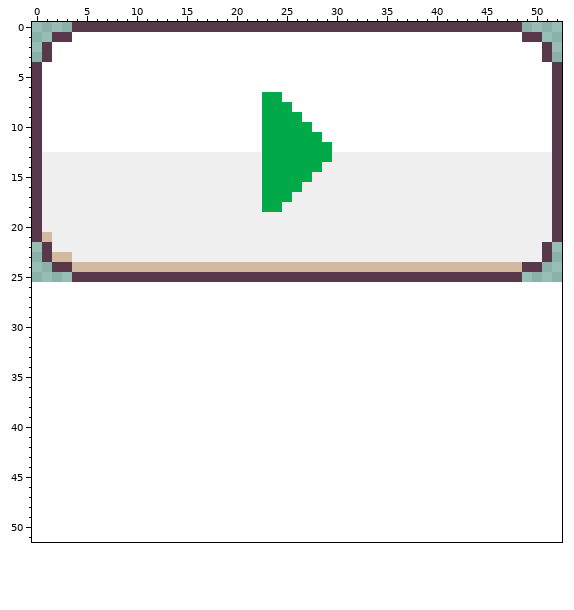
Pixel-art sprite -- src/assets/play.png. Above is the file before it was changed.
The file is 106x52 pixels, drawn in blocks of 2x2; one block is one cell here. The old version is drawn lined up with the new one, on the new canvas.
The result:
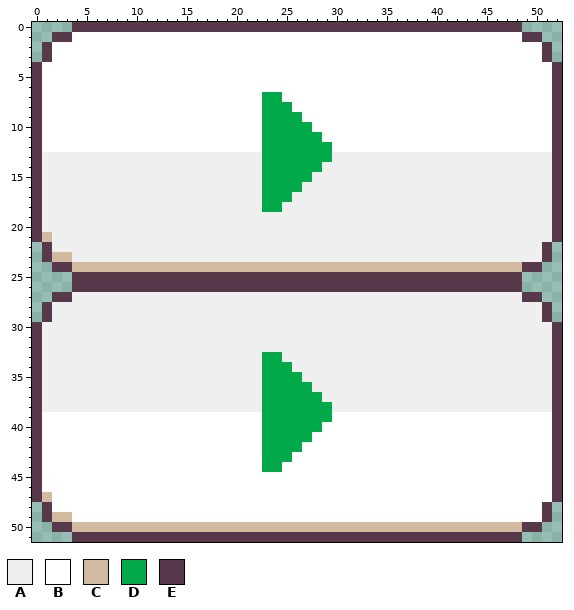
Palette (. is transparent): A #efefef  B #ffffff  C #d2baa0  D #01a949  E #58394b
From old to new:
{"change": "canvas 53x26 -> 53x52"}
{"y":26,"x":4,"old":".............................................","new":"EEEEEEEEEEEEEEEEEEEEEEEEEEEEEEEEEEEEEEEEEEEEE"}
{"y":27,"x":2,"old":".................................................","new":"EEAAAAAAAAAAAAAAAAAAAAAAAAAAAAAAAAAAAAAAAAAAAAAEE"}
{"y":28,"x":1,"old":"...................................................","new":"EAAAAAAAAAAAAAAAAAAAAAAAAAAAAAAAAAAAAAAAAAAAAAAAAAE"}
{"y":29,"x":1,"old":"...................................................","new":"EAAAAAAAAAAAAAAAAAAAAAAAAAAAAAAAAAAAAAAAAAAAAAAAAAE"}
{"y":30,"x":0,"old":".....................................................","new":"EAAAAAAAAAAAAAAAAAAAAAAAAAAAAAAAAAAAAAAAAAAAAAAAAAAAE"}
{"y":31,"x":0,"old":".....................................................","new":"EAAAAAAAAAAAAAAAAAAAAAAAAAAAAAAAAAAAAAAAAAAAAAAAAAAAE"}
{"y":32,"x":0,"old":".....................................................","new":"EAAAAAAAAAAAAAAAAAAAAAAAAAAAAAAAAAAAAAAAAAAAAAAAAAAAE"}
{"y":33,"x":0,"old":".....................................................","new":"EAAAAAAAAAAAAAAAAAAAAAADDAAAAAAAAAAAAAAAAAAAAAAAAAAAE"}
{"y":34,"x":0,"old":".....................................................","new":"EAAAAAAAAAAAAAAAAAAAAAADDDAAAAAAAAAAAAAAAAAAAAAAAAAAE"}
{"y":35,"x":0,"old":".....................................................","new":"EAAAAAAAAAAAAAAAAAAAAAADDDDAAAAAAAAAAAAAAAAAAAAAAAAAE"}
{"y":36,"x":0,"old":".....................................................","new":"EAAAAAAAAAAAAAAAAAAAAAADDDDDAAAAAAAAAAAAAAAAAAAAAAAAE"}
{"y":37,"x":0,"old":".....................................................","new":"EAAAAAAAAAAAAAAAAAAAAAADDDDDDAAAAAAAAAAAAAAAAAAAAAAAE"}
{"y":38,"x":0,"old":".....................................................","new":"EAAAAAAAAAAAAAAAAAAAAAADDDDDDDAAAAAAAAAAAAAAAAAAAAAAE"}
{"y":39,"x":0,"old":".....................................................","new":"EBBBBBBBBBBBBBBBBBBBBBBDDDDDDDBBBBBBBBBBBBBBBBBBBBBBE"}
{"y":40,"x":0,"old":".....................................................","new":"EBBBBBBBBBBBBBBBBBBBBBBDDDDDDBBBBBBBBBBBBBBBBBBBBBBBE"}
{"y":41,"x":0,"old":".....................................................","new":"EBBBBBBBBBBBBBBBBBBBBBBDDDDDBBBBBBBBBBBBBBBBBBBBBBBBE"}
{"y":42,"x":0,"old":".....................................................","new":"EBBBBBBBBBBBBBBBBBBBBBBDDDDBBBBBBBBBBBBBBBBBBBBBBBBBE"}
{"y":43,"x":0,"old":".....................................................","new":"EBBBBBBBBBBBBBBBBBBBBBBDDDBBBBBBBBBBBBBBBBBBBBBBBBBBE"}
{"y":44,"x":0,"old":".....................................................","new":"EBBBBBBBBBBBBBBBBBBBBBBDDBBBBBBBBBBBBBBBBBBBBBBBBBBBE"}
{"y":45,"x":0,"old":".....................................................","new":"EBBBBBBBBBBBBBBBBBBBBBBBBBBBBBBBBBBBBBBBBBBBBBBBBBBBE"}
{"y":46,"x":0,"old":".....................................................","new":"EBBBBBBBBBBBBBBBBBBBBBBBBBBBBBBBBBBBBBBBBBBBBBBBBBBBE"}
{"y":47,"x":0,"old":".....................................................","new":"ECBBBBBBBBBBBBBBBBBBBBBBBBBBBBBBBBBBBBBBBBBBBBBBBBBBE"}
{"y":48,"x":1,"old":"...................................................","new":"EBBBBBBBBBBBBBBBBBBBBBBBBBBBBBBBBBBBBBBBBBBBBBBBBBE"}
{"y":49,"x":1,"old":"...................................................","new":"ECCBBBBBBBBBBBBBBBBBBBBBBBBBBBBBBBBBBBBBBBBBBBBBBBE"}
{"y":50,"x":2,"old":".................................................","new":"EECCCCCCCCCCCCCCCCCCCCCCCCCCCCCCCCCCCCCCCCCCCCCEE"}
{"y":51,"x":4,"old":".............................................","new":"EEEEEEEEEEEEEEEEEEEEEEEEEEEEEEEEEEEEEEEEEEEEE"}
{"label":"added","picture_box":[32,282,562,542]}
